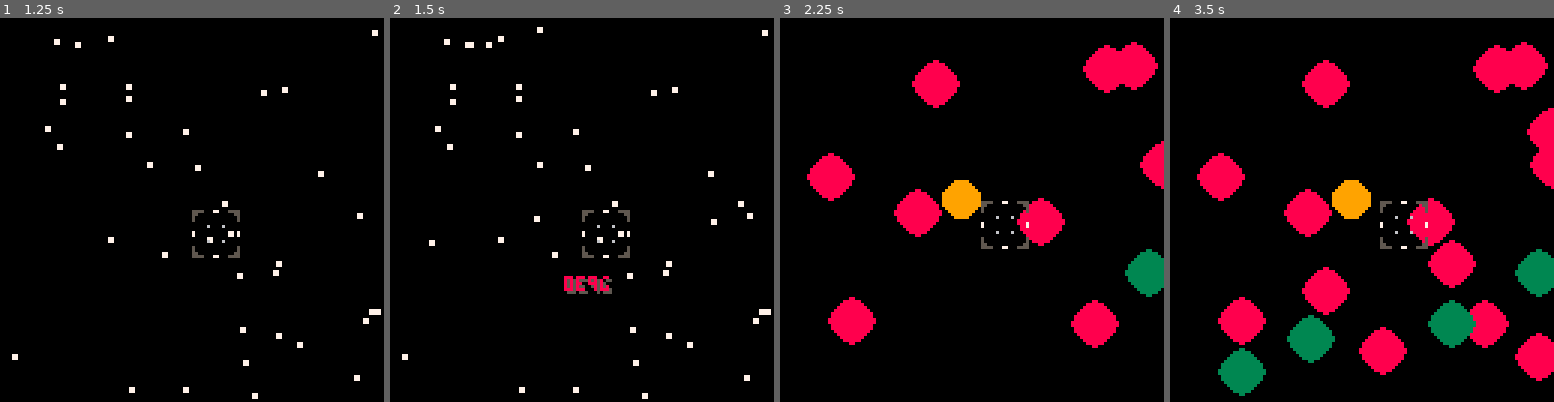
Above: before the commit, frames 1-4 (left to right).
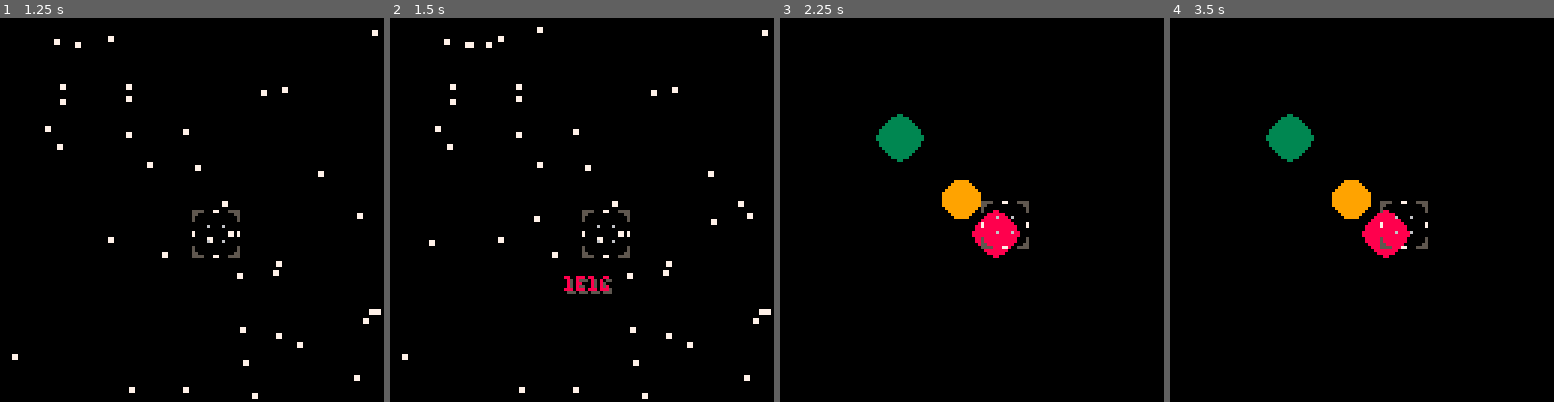
Above: after the commit, the same moments.

Repository: jeffcampbell/Pico-8-Games
Game: PICO-8 cartridge fermi/fermi.p8
The game is run twice, just before and just after one commit, with the same random seed, the same clock (stepped at 60 frames per second) and the same inputs.
Inputs:
- Up to frame 1 (1.25 s): tap X (X key) at 0.33, 1.07 s; tap O (Z key) at 0.7 s
- Up to frame 2 (1.5 s): no input
- Up to frame 3 (2.25 s): hold Right 1.6-2.1 s; tap O (Z key) at 1.7, 2.1 s; tap X (X key) at 1.85 s; hold Up from 2.15 s (still down)
- Up to frame 4 (3.5 s): release Up at 2.42 s; hold Right 2.47-3.03 s; tap O (Z key) at 2.5, 2.9, 3.3 s; tap X (X key) at 2.97 s; hold Left from 3.08 s (still down)

Frame 1 is identical in both runs. In frame 2, 0.2% of the frame differs, in the area x 45-55%, y 67-72%; in frame 3, 11%; in frame 4, 18%, in the area x 7-100%, y 6-99%.

Commit message:
debug values

Diff:
--- a/fermi/fermi.p8
+++ b/fermi/fermi.p8
@@ -117,8 +117,8 @@
   local hname=test
   local hsx=0
   local hsy=32
-  local hposx=flr(rnd(128))
-  local hposy=flr(rnd(128))
+  local hposx=32 --flr(rnd(128))
+  local hposy=32 --flr(rnd(128))
 
   if (#o.habitable<o.planets.habitable) then
   add(o.habitable,planetconstruct(
@@ -133,8 +133,8 @@
   local name=test
   local sx=0
   local sy=48
-  local posx=flr(rnd(128))
-  local posy=flr(rnd(128))
+  local posx=64 --flr(rnd(128))
+  local posy=64 --flr(rnd(128))
 
   if (#o.unhabitable<o.planets.unhabitable) then
   add(o.unhabitable,planetconstruct(
@@ -224,8 +224,8 @@
  if (systemcount<100) then
   local x=flr(rnd(128))
   local y=flr(rnd(128))
-  local habitable=flr(rnd(5))
-  local unhabitable=flr(rnd(10))
+  local habitable=1 --flr(rnd(5))
+  local unhabitable=1 --flr(rnd(10))
   local starcolor=flr(rnd(2))+8
   add(systems,systemconstruct(
    x,
